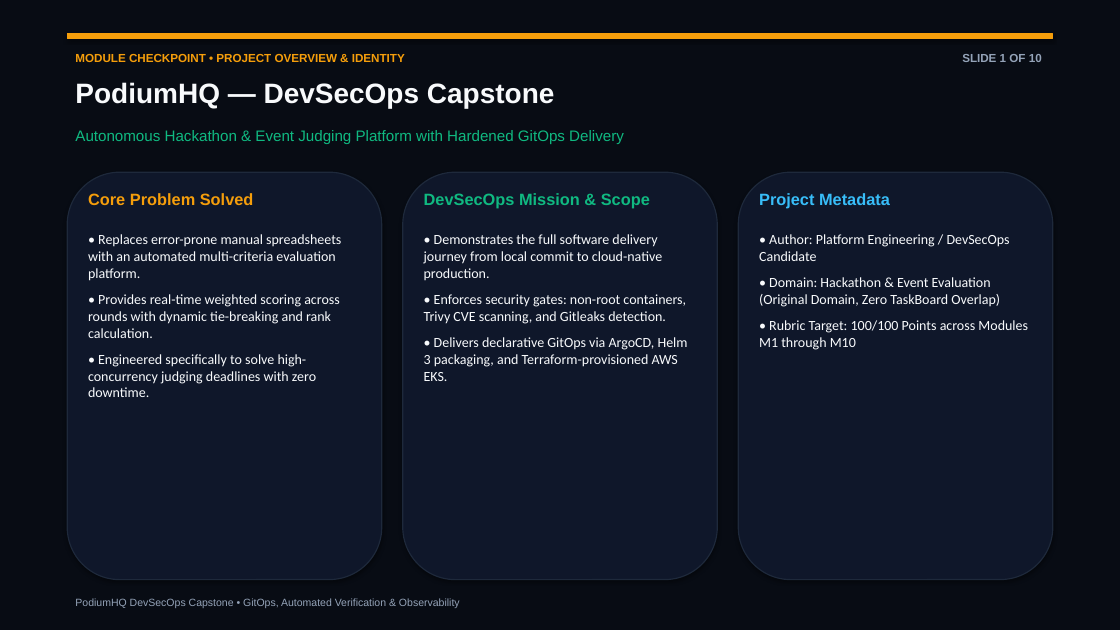
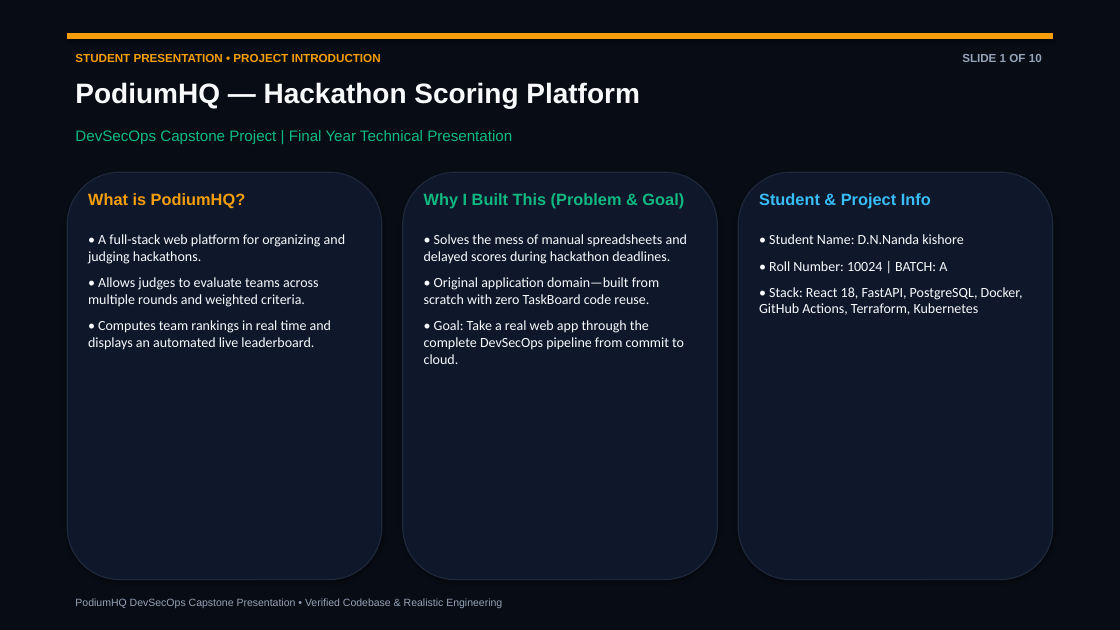
Before and after one commit to nandakishore-dasari/podiumHQ, a slide deck: slide 1 of demo/presentation.pptx. Drawn at 1120x630 pixels with LibreOffice and Linux fonts; fonts in the diff are those of the drawing. Boxes give left, top, right and bottom in pixels: in the first picture for what was removed or moved away, otherwise in the second. Text is boxed around its words. In the diff, an @@ line names an element or a change of style, - is before the commit and + after.

Commit message:
docs(presentation): personalize slides with student credentials (D.N.Nanda kishore, Roll: 10024, Batch: A) [skip ci]

```diff
--- a/demo/presentation.pptx
+++ b/demo/presentation.pptx
@@ text at box(75, 54, 381, 62): text changed @@
-MODULE CHECKPOINT • PROJECT OVERVIEW & IDENTITY
+STUDENT PRESENTATION • PROJECT INTRODUCTION
@@ text at box(75, 82, 640, 108): text changed @@
-PodiumHQ — DevSecOps Capstone
+PodiumHQ — Hackathon Scoring Platform
@@ text at box(75, 130, 512, 144): text changed @@
-Autonomous Hackathon & Event Judging Platform with Hardened GitOps Delivery
+DevSecOps Capstone Project | Final Year Technical Presentation
@@ text at box(88, 193, 245, 208): text changed @@
-Core Problem Solved
+What is PodiumHQ?
@@ text at box(424, 193, 684, 208): text changed @@
-DevSecOps Mission & Scope
+Why I Built This (Problem & Goal)
@@ text at box(759, 193, 931, 208): text changed @@
-Project Metadata
+Student & Project Info
@@ text at box(88, 234, 345, 350): text changed @@
-• Replaces error-prone manual spreadsheets with an automated multi-criteria evaluation platform.
-• Provides real-time weighted scoring across rounds with dynamic tie-breaking and rank calculation.
-• Engineered specifically to solve high-concurrency judging deadlines with zero downtime.
+• A full-stack web platform for organizing and judging hackathons.
+• Allows judges to evaluate teams across multiple rounds and weighted criteria.
+• Computes team rankings in real time and displays an automated live leaderboard.
@@ text at box(424, 234, 687, 364): text changed @@
-• Demonstrates the full software delivery journey from local commit to cloud-native production.
-• Enforces security gates: non-root containers, Trivy CVE scanning, and Gitleaks detection.
-• Delivers declarative GitOps via ArgoCD, Helm 3 packaging, and Terraform-provisioned AWS EKS.
+• Solves the mess of manual spreadsheets and delayed scores during hackathon deadlines.
+• Original application domain—built from scratch with zero TaskBoard code reuse.
+• Goal: Take a real web app through the complete DevSecOps pipeline from commit to cloud.
@@ text at box(759, 234, 1023, 315): text changed @@
-• Author: Platform Engineering / DevSecOps Candidate
-• Domain: Hackathon & Event Evaluation (Original Domain, Zero TaskBoard Overlap)
-• Rubric Target: 100/100 Points across Modules M1 through M10
+• Student Name: D.N.Nanda kishore
+• Roll Number: 10024 | BATCH: A
+• Stack: React 18, FastAPI, PostgreSQL, Docker, GitHub Actions, Terraform, Kubernetes
@@ text at box(75, 598, 502, 608): text changed @@
-PodiumHQ DevSecOps Capstone • GitOps, Automated Verification & Observability
+PodiumHQ DevSecOps Capstone Presentation • Verified Codebase & Realistic Engineering
```
Also in this commit, not shown: 9 other slides changed, 3 other files.
